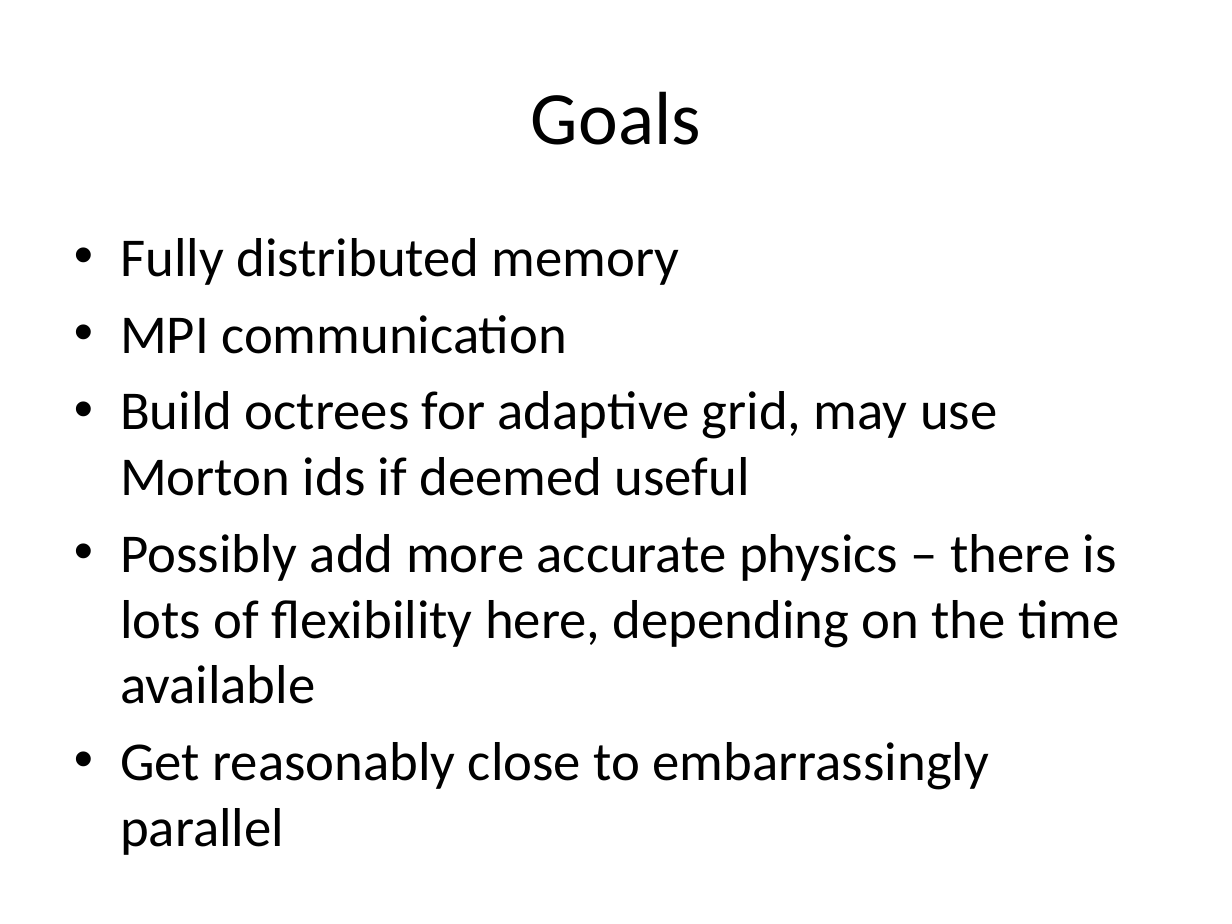
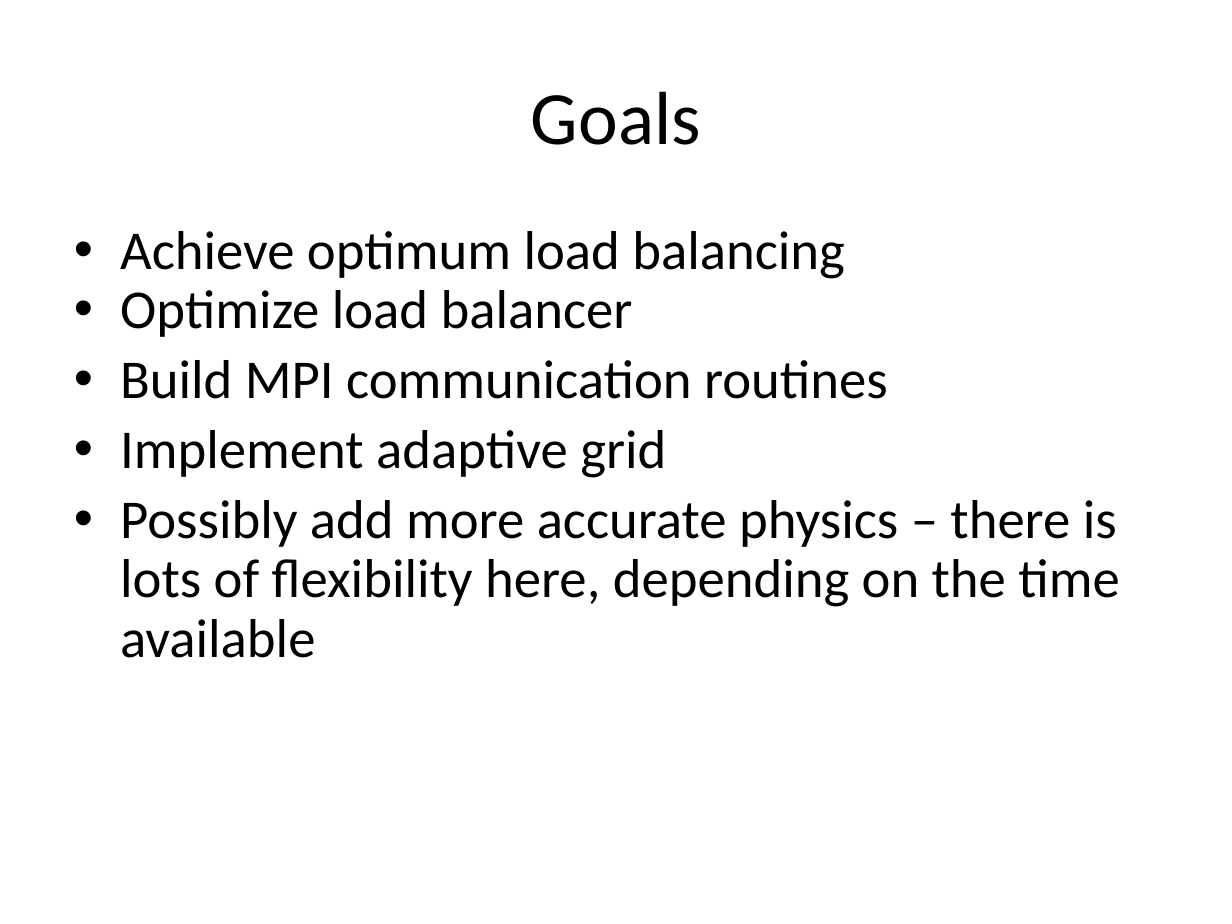
Before and after one commit to mgsholte/dynogrid, a slide deck: slide 9 of Dynogrid_ProgressReport_v1.pptx. Drawn at 1232x924 pixels with LibreOffice and Linux fonts; fonts in the diff are those of the drawing. Boxes give left, top, right and bottom in pixels: in the first picture for what was removed or moved away, otherwise in the second. Text is boxed around its words. In the diff, an @@ line names an element or a change of style, - is before the commit and + after.

Commit message:
Progress Report - team edit

```diff
--- a/Dynogrid_ProgressReport_v1.pptx
+++ b/Dynogrid_ProgressReport_v1.pptx
@@ text at (120,231,888,478): text changed @@
-• Fully distributed memory
-• MPI communication
-• Build octrees for adaptive grid, may use Morton ids if deemed useful
+• Achieve optimum load balancing
+• Optimize load balancer
+• Build MPI communication routines
+• Implement adaptive grid
@@ text at (120,500,1119,658): line spacing 1 to 0.9 @@
@@ text at (120,742,989,790): paragraph removed @@
-• Get reasonably close to embarrassingly parallel
```
